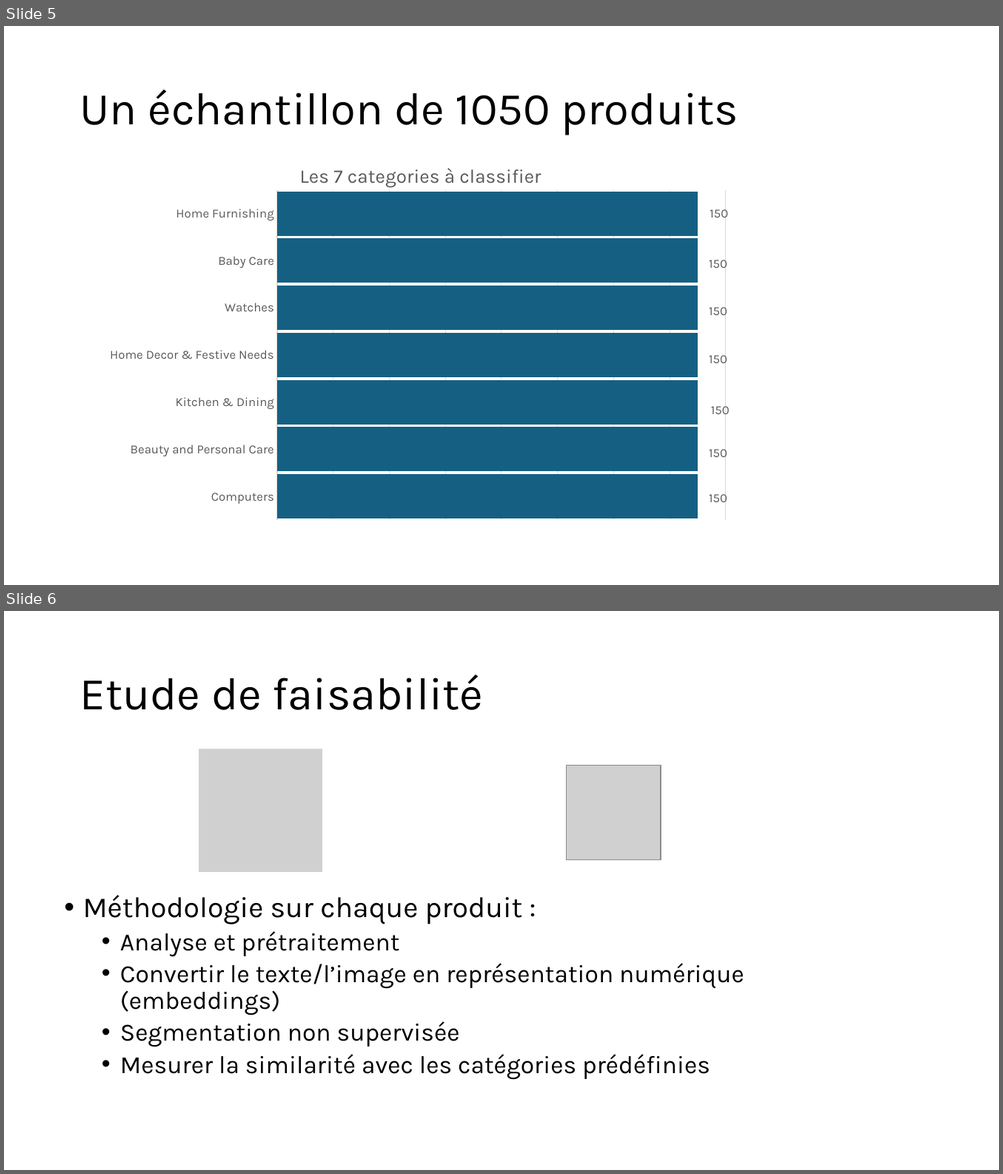
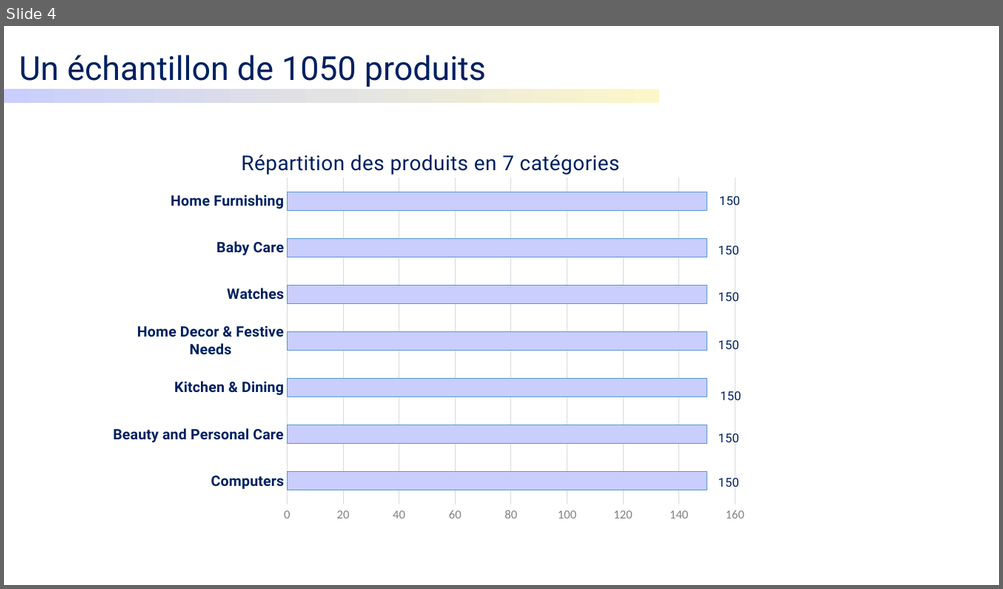
Before and after one commit to Hedredo/oc_projet_6, a slide deck: 5_presentation_072024.pptx. Shown one above the other, each under a label of ours: slides 5 and 6 before the commit, slide 4 after it. The pictures are 1003x1174 and 1003x589 pixels, drawn with LibreOffice and Linux fonts; fonts in the diff are those of the drawing; grey boxes stand for pictures. Boxes give left, top, right and bottom in pixels: in the first picture for what was removed or moved away, otherwise in the second. Text is boxed around its words. In the diff, an @@ line names an element or a change of style, - is before the commit and + after.

```diff
--- a/5_presentation_072024.pptx
+++ b/5_presentation_072024.pptx
@@ slide 6 removed at bbox=[4, 611, 999, 1170], background #FFFFFF @@
@@ title removed at bbox=[79, 675, 484, 710] @@
-Etude de faisabilité
@@ picture removed at bbox=[199, 749, 322, 872] @@
@@ picture removed at bbox=[566, 766, 660, 860] @@
@@ text removed at bbox=[83, 895, 744, 1079] @@
-• Méthodologie sur chaque produit :
-  • Analyse et prétraitement
-  • Convertir le texte/l’image en représentation numérique (embeddings)
-  • Segmentation non supervisée
-  • Mesurer la similarité avec les catégories prédéfinies
@@ what was slide 5 is now slide 4 @@
@@ slide 4 changed as well @@
@@ text "Un échantillon de 1050 produits": place and size @@
-text "Un échantillon de 1050 produits" at bbox=[79, 90, 738, 136]
+text "Un échantillon de 1050 produits" at bbox=[19, 55, 486, 87]
@@ text "Un échantillon de 1050 produits" at bbox=[19, 55, 486, 87]: size 44 to 32 pt, font Karla to Roboto, text colour #000000 to #002060; line spacing 0.9 to 1; vertical alignment middle to top @@
@@ rounded rectangle added at bbox=[4, 90, 659, 103], fill gradient #FCF7C9 to #E3E3E3 to #C9CEFC @@
@@ bar chart at bbox=[113, 136, 747, 522] @@
@@ title "Les 7 categories à classifier " to "Répartition des produits en 7 catégories " @@
@@ colour of Series 1 #156082 to #C9CEFC @@
@@ data labels of Series 1 changed @@
@@ category axis changed @@
@@ value axis changed @@
@@ bar spacing changed @@
@@ lettering changed @@
@@ bar chart: place and size @@
-bar chart at bbox=[104, 147, 738, 534]
+bar chart at bbox=[113, 136, 747, 522]
```
Also in this commit, not shown: 2 other slides changed, 22 slides added, 17 other slides removed, 14 other files.
